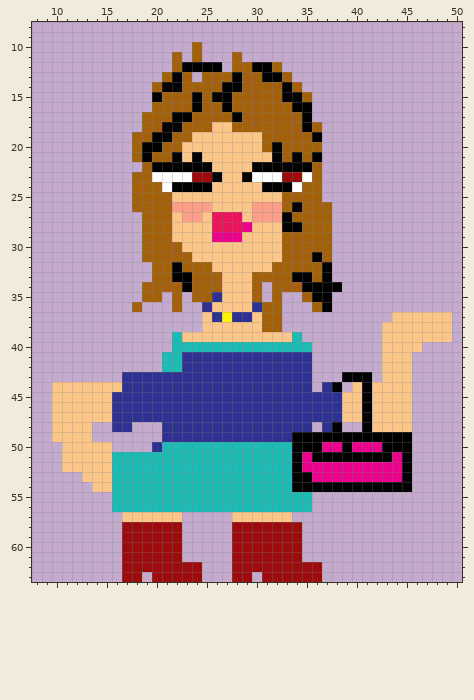
File history of a pixel-art sprite, testGame/sprites/sPlayer_2/f0f4548c-39ec-4810-bfd8-9bef939e769a.png. The first picture shows the starting point.
The file is 64x64 pixels. Shown: x 8..50, y 8..63.
And afterwards:
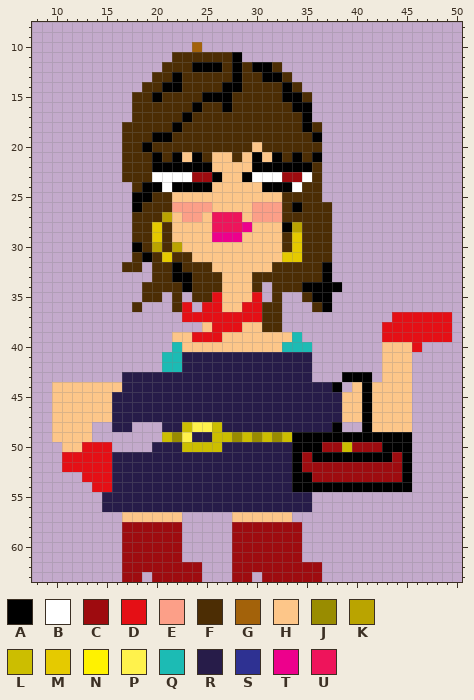
Palette (. is transparent): A #000000  B #ffffff  C #9e0b0f  D #e50f15  E #fc9f88  F #4c2d04  G #a3620a  H #fdc689  J #998c00  K #baa400  L #ccbe00  M #e5ca00  N #fff200  P #fff24c  Q #1cbbb4  R #271c49  S #2e3192  T #ed008c  U #ee145b
Change:
Changed rows in their new state; - is an unchanged pixel.
first column x 11:
11 -----------FFFFFFA---------------------
12 ----------FFF---FAF--F-----------------
13 ---------FF-FFFFF-FF--F----------------
14 --------FF--FFFF--FFFF-F---------------
15 -------FF-FFFFA--FFFFF--F--------------
16 -------FFFFFF-FF-FFFFFF----------------
17 -------FFFFF-FFFFFFFFFFF---------------
18 ------FFFFF-FFFFFFFFFFFF-F-------------
19 ------FFF--FFFFFFFFFFFFFF--------------
20 ------FF-FFFFFFFFFF-FFFFFF-------------
21 ------FFFAF---F--F-A--F-F--------------
22 ------FFF----------------F-------------
23 ------FFF----------------F-------------
24 -------FAA--------------FF-------------
25 -------AAFF-----------FFFF-------------
26 -------AFFF-----------F-FFF------------
27 -------FFFK-----------FFFFF------------
28 -------FFMF------------KFFF------------
29 -------FFMF-----------FMFFF------------
30 -------AFKFK----------FMFFF------------
31 -------FAFMFF---------MMFFF------------
32 ------FF-FF-FFF------FFFFF-------------
33 ---------FF--FFF---FFFFFFF-------------
34 --------FFFF-FFF---F-FFF---------------
35 --------FF-F-FFD---D-F--F--------------
36 -------F---FD-DD--DDFF---F-------------
37 ------------DDDDDDDDFF-----------DDDDDD
38 ---------------DDD--FF----------DDDDDDD
39 -----------H-DDD----------------DDDDDDD
40 ------------HHHHHHHHHH-------------D---
41 ------------RRRRRRRRRRRRR--------------
42 ------------RRRRRRRRRRRRR--------------
43 ------RRRRRRRRRRRRRRRRRRR--------------
44 ------RRRRRRRRRRRRRRRRRRRRR------------
45 -----RRRRRRRRRRRRRRRRRRRRRRR-----------
46 -----RRRRRRRRRRRRRRRRRRRRRRR-----------
47 -----RRRRRRRRRRRRRRRRRRRRRRR-----------
48 -----RR---RRLPPLRRRRRRRRRRR------------
49 ----------LJPRRLLJLJLJL----------------
50 --DDD----RRRLLLLRRRRRRR---CCLCCC-------
51 DDDDDRRRRRRRRRRRRRRRRRR-C--------C-----
52 DDDDDRRRRRRRRRRRRRRRRRR-CCCCCCCCCC-----
53 --DDDRRRRRRRRRRRRRRRRRR--CCCCCCCCC-----
54 ---DDRRRRRRRRRRRRRRRRRR----------------
55 ----RRRRRRRRRRRRRRRRRRRRR--------------
56 ----RRRRRRRRRRRRRRRRRRRRR--------------
Where, in picture pixels (left, top, right, bottom), the same in both pictures:
changed: (62, 52, 452, 512)
